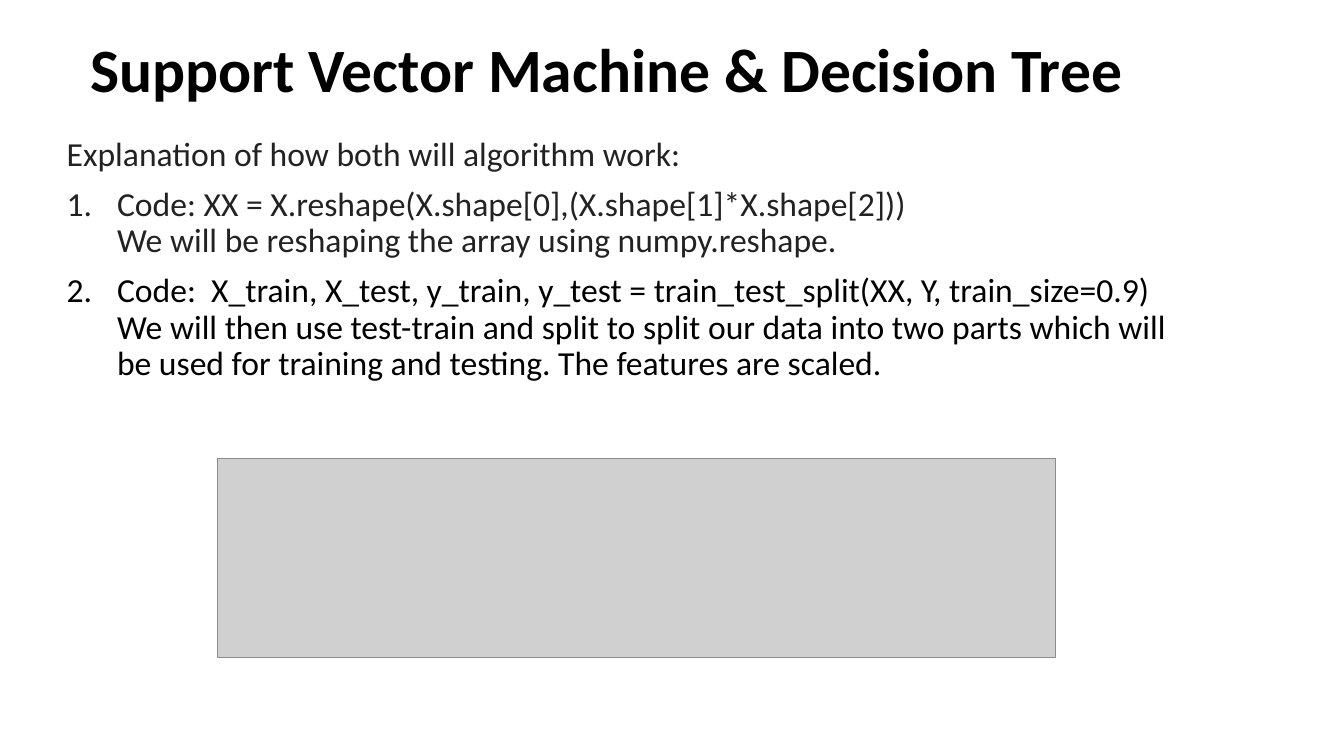
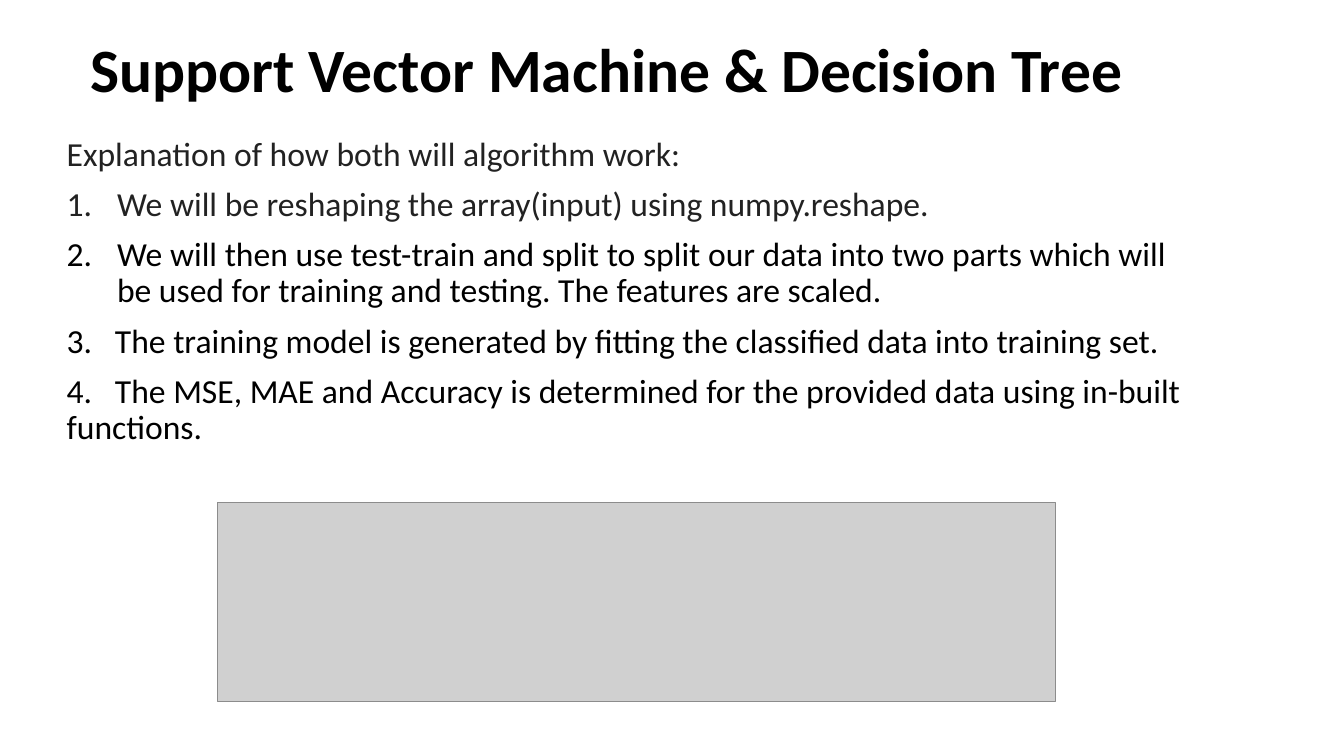
Before and after one commit to uma0441/TwoFactorAuthentication, a slide deck: slide 12 of Mid Term (1).pptx. Drawn at 1344x756 pixels with LibreOffice and Linux fonts; fonts in the diff are those of the drawing; grey boxes stand for pictures. Boxes give left, top, right and bottom in pixels: in the first picture for what was removed or moved away, otherwise in the second. Text is boxed around its words. In the diff, an @@ line names an element or a change of style, - is before the commit and + after.

```diff
--- a/Mid Term (1).pptx
+++ b/Mid Term (1).pptx
@@ text at (x1=67, y1=191, x2=1180, y2=440): text changed @@
-1. Code: XX = X.reshape(X.shape[0],(X.shape[1]*X.shape[2]))
-   We will be reshaping the array using numpy.reshape.
-2. Code: X_train, X_test, y_train, y_test = train_test_split(XX, Y, train_size=0.9)
-   We will then use test-train and split to split our data into two parts which will be used for training and testing. The features are scaled.
+1. We will be reshaping the array(input) using numpy.reshape.
+2. We will then use test-train and split to split our data into two parts which will be used for training and testing. The features are scaled.
+3. The training model is generated by fitting the classified data into training set.
+4. The MSE, MAE and Accuracy is determined for the provided data using in-built functions.
@@ picture moved from (x1=218, y1=459, x2=1056, y2=657) to (x1=218, y1=503, x2=1056, y2=702) @@
```
Also in this commit, not shown: 4 other slides changed, 2 slides added, 3 slides removed, 1 other file.
